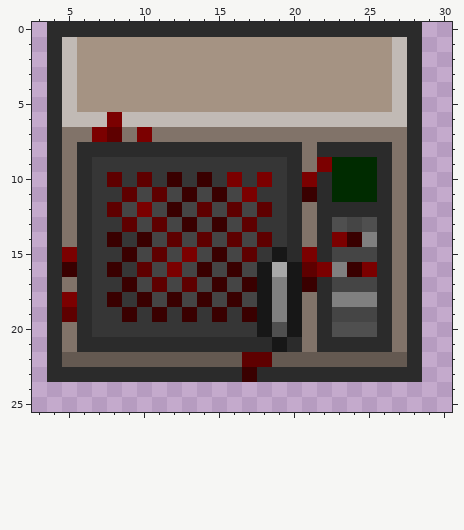
File history of a pixel-art sprite, Resources/Textures/Structures/Machines/microwave.rsi/mwbloody0.png. Above: the version before the commit.
The file is 32x32 pixels. Shown: x 3..30, y 0..25.
After:
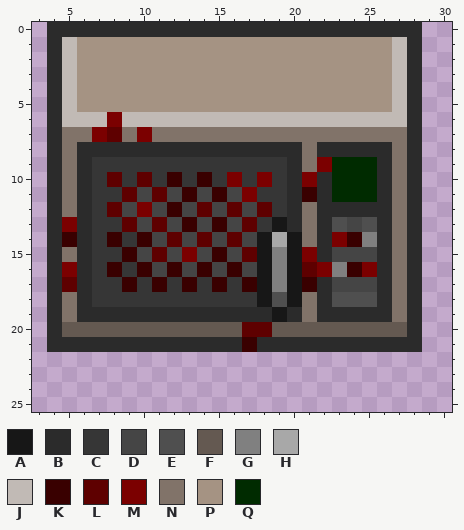
Palette (. is transparent): A #171717  B #2b2b2b  C #363636  D #454545  E #4f4f4f  F #645951  G #808080  H #a8a8a8  J #c1bab5  K #390000  L #5e0000  M #7b0000  N #817369  P #a59383  Q #002b00
Difference:
y 13: x 5 N -> M; x 19 C -> A
y 14: x 5 N -> K; x 18..20 LCB -> AHA
y 15: x 5 M -> N; x 18..20 CAB -> AGA
y 16: x 5 K -> M; x 10 L -> K; x 12 M -> K; x 19 H -> G
y 17: x 5 N -> L; x 10..14 DLDLD -> CKCKC; x 16 D -> C
y 18: x 5 M -> N; x 8 K -> C; x 10..17 KDKDKDKD -> CCCCCCCC; x 19 G -> E; x 23..25 GGG -> EEE
y 19: x 5 L -> N; x 7..20 CCKCKCKCKCKAGA -> BBBBBBBBBBBBAB; x 23..25 DDD -> BBB
y 20: x 5..27 NBCCCCCCCCCCCAEANBEEEBN -> FFFFFFFFFFFFLLFFFFFFFFF
y 21: x 5 N -> B; x 17 B -> K; x 19 A -> B; x 21 N -> B; x 27 N -> B
y 22: x 4..28 BFFFFFFFFFFFFLLFFFFFFFFFB -> .........................
y 23: x 4..28 BBBBBBBBBBBBBKBBBBBBBBBBB -> .........................
